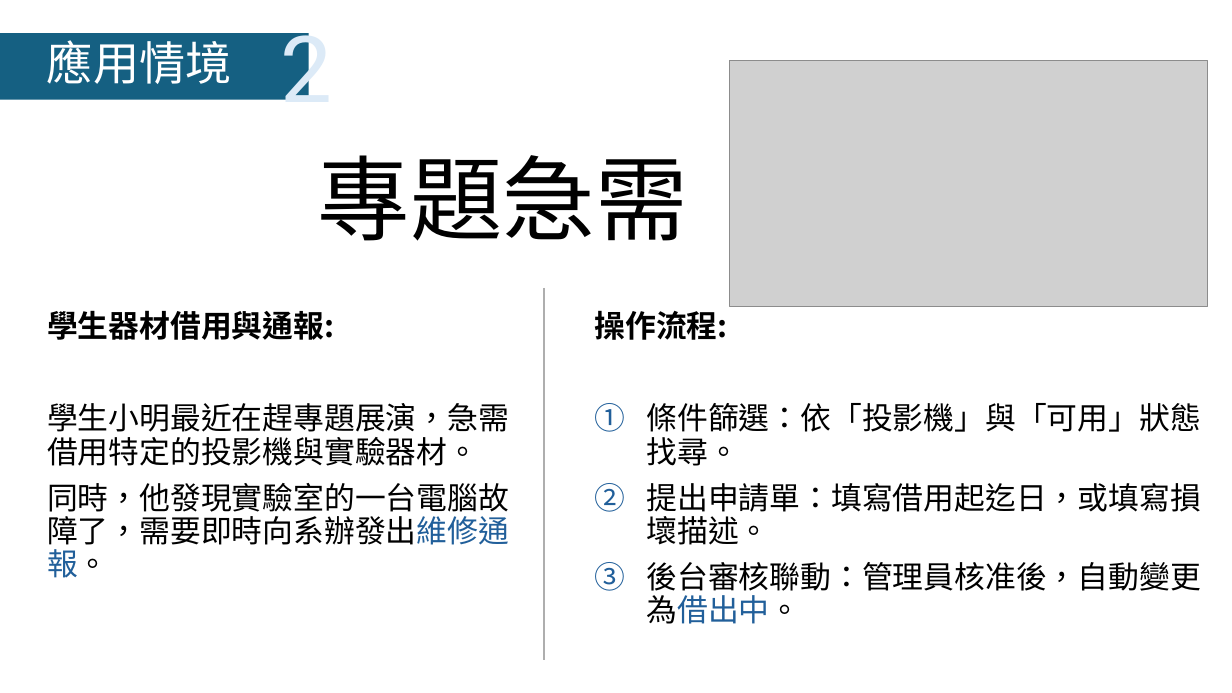
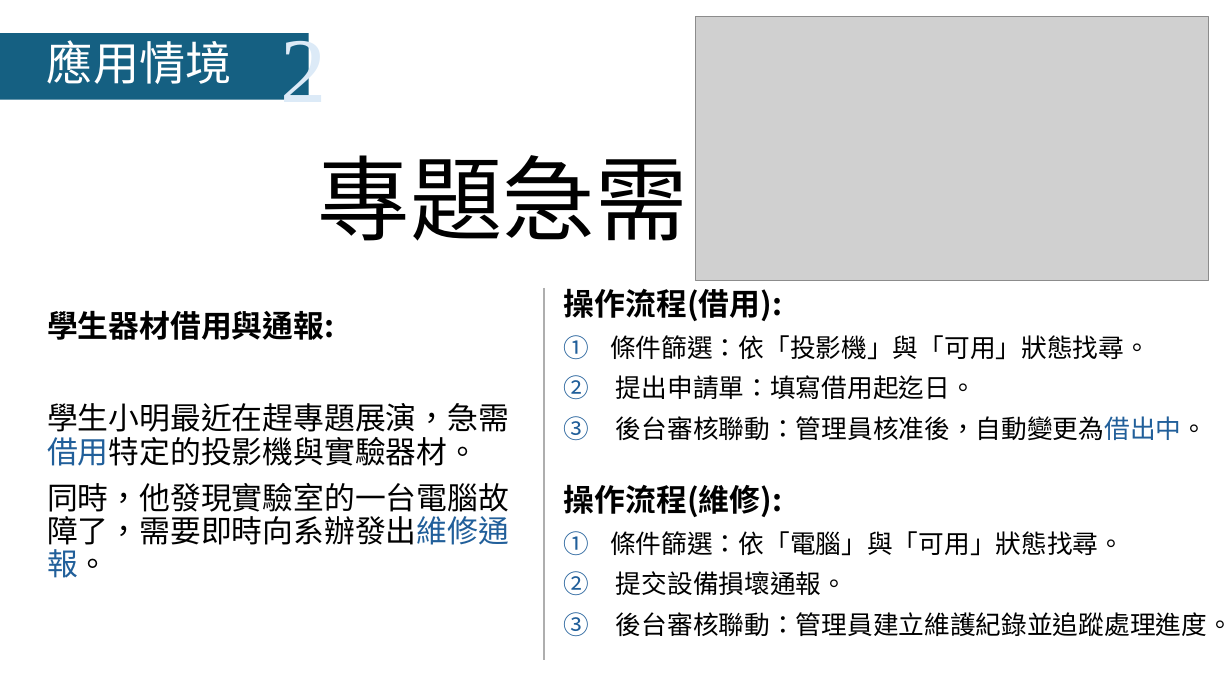
Before and after one commit to LazyEmotionO/NFU_DATABASE, a slide deck: slide 3 of 資料庫系統期末報搞01.pptx. Drawn at 1232x693 pixels with LibreOffice and Linux fonts; fonts in the diff are those of the drawing; grey boxes stand for pictures; background and template pictures are left out. Boxes give left, top, right and bottom in pixels: in the first picture for what was removed or moved away, otherwise in the second. Text is boxed around its words. In the diff, an @@ line names an element or a change of style, - is before the commit and + after.

```diff
--- a/資料庫系統期末報搞01.pptx
+++ b/資料庫系統期末報搞01.pptx
@@ text "2" at (280,33,326,100): font Roboto to Times New Roman @@
@@ picture: place and size @@
-picture at (730,60,1208,306)
+picture at (696,17,1209,281)
@@ text "操作流程(借用):": place and size @@
-text "操作流程(借用):" at (594,310,1200,624)
+text "操作流程(借用):" at (564,288,1207,440)
@@ text at (564,288,782,321): text changed @@
-操作流程:
+操作流程(借用):
@@ text at (610,335,1207,440): size 24 to 20 pt in "條件篩選：依「投影機」與「可用」狀態找尋。", "後台審核聯動：管理員核准後，自動變更為借出中。"; indent changed @@
@@ text at (616,375,976,399): text changed; size 24 to 20 pt @@
-2. 提出申請單：填寫借用起迄日，或填寫損壞描述。
+2. 提出申請單：填寫借用起迄日。
@@ text at (47,403,509,466): text colour #000000 to #215F9A in "學生小明最近在趕專題展演，急需借用特定的投影機與實驗器材。" @@
@@ text added at (564,484,1232,636), 20 pt, text #000000 @@
+操作流程(維修):
+1. 條件篩選：依「電腦」與「可用」狀態找尋。
+2. 提交設備損壞通報。
+3. 後台審核聯動：管理員建立維護紀錄並追蹤處理進度。
```
Also in this commit, not shown: 13 other slides changed.
